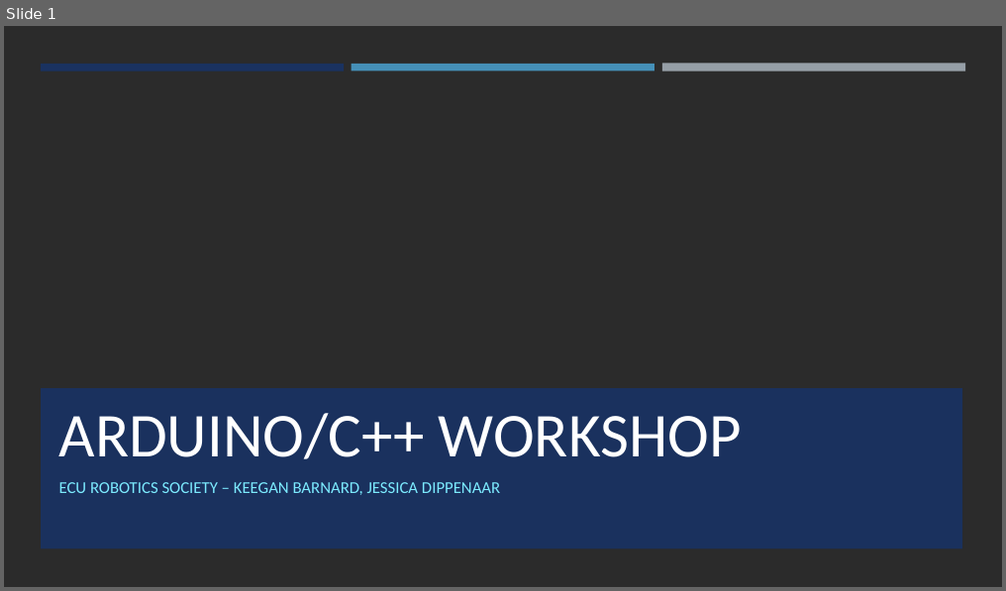
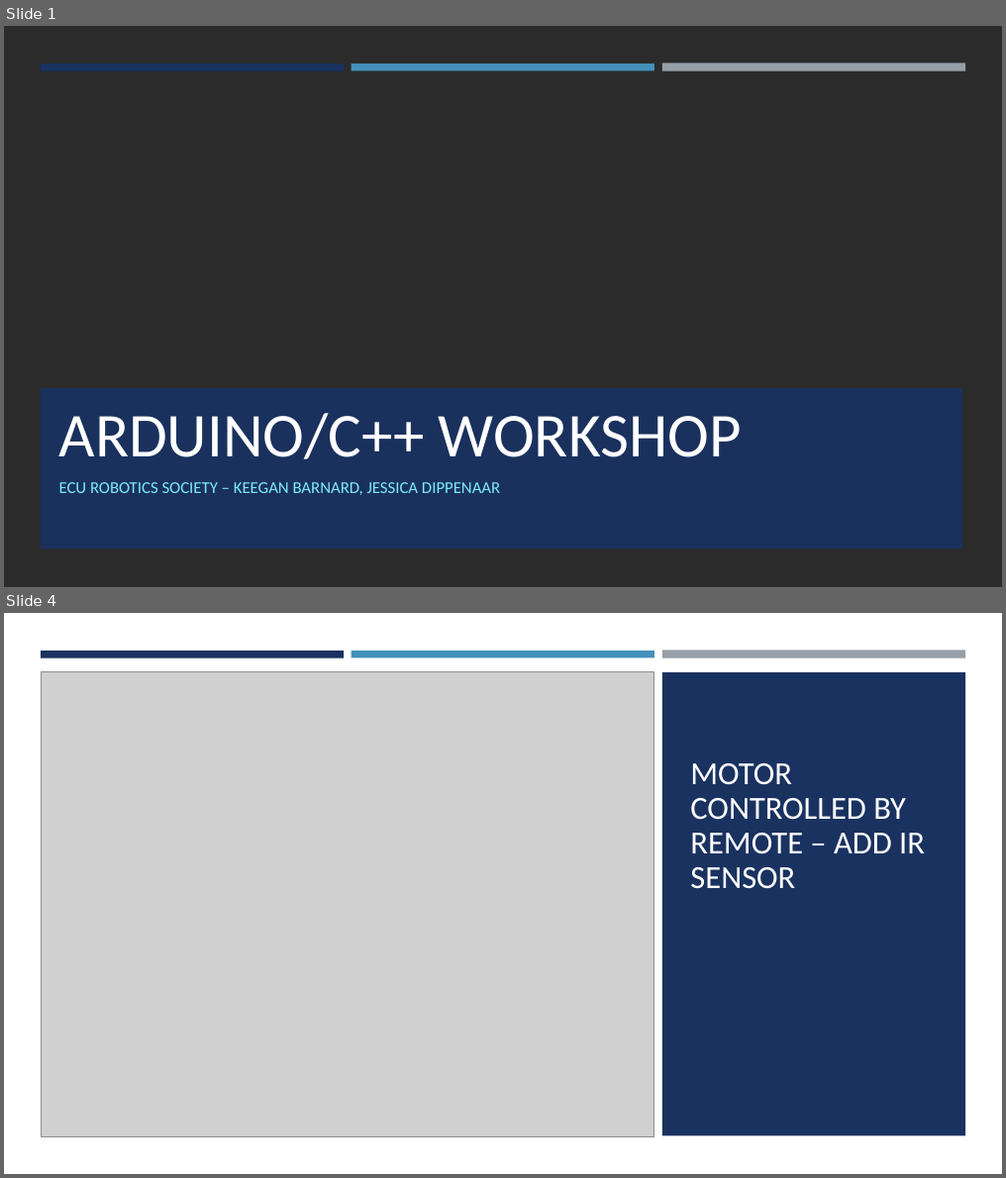
Before and after one commit to ECURobotics/Arduino_Workshop, a slide deck: Thursday/Arduino Workshop (Thursday).pptx. Shown one above the other, each under a label of ours: slide 1 before the commit, slides 1 and 4 after it; the slides between them are not shown. The pictures are 1006x591 and 1006x1178 pixels, drawn with LibreOffice and Linux fonts; fonts in the diff are those of the drawing; grey boxes stand for pictures; background and template pictures are left out; a plain dark background stands for a picture behind light text. Boxes give left, top, right and bottom in pixels: in the first picture for what was removed or moved away, otherwise in the second. Text is boxed around its words. In the diff, an @@ line names an element or a change of style, - is before the commit and + after.

```diff
--- a/Thursday/Arduino Workshop (Thursday).pptx
+++ b/Thursday/Arduino Workshop (Thursday).pptx
@@ slide 4 added at (4,613,1002,1174), background #FFFFFF @@
@@ rectangle added at (4,613,1002,1174), fill #FFFFFF @@
@@ rectangle added at (41,651,344,658), fill #1A3260 @@
@@ rectangle added at (351,651,654,658), fill #4590B8 @@
@@ rectangle added at (662,651,965,659), fill #969FA7 @@
@@ picture added at (41,672,654,1137) @@
@@ rectangle added at (662,672,965,1137), fill #1A3260 @@
@@ title added at (690,763,925,889), 31 pt, text #FFFFFF @@
+MOTOR CONTROLLED BY REMOTE – ADD IR SENSOR
```
Also in this commit, not shown: 2 slides changed, 1 other slide added, 5 slides removed, 13 other files.
